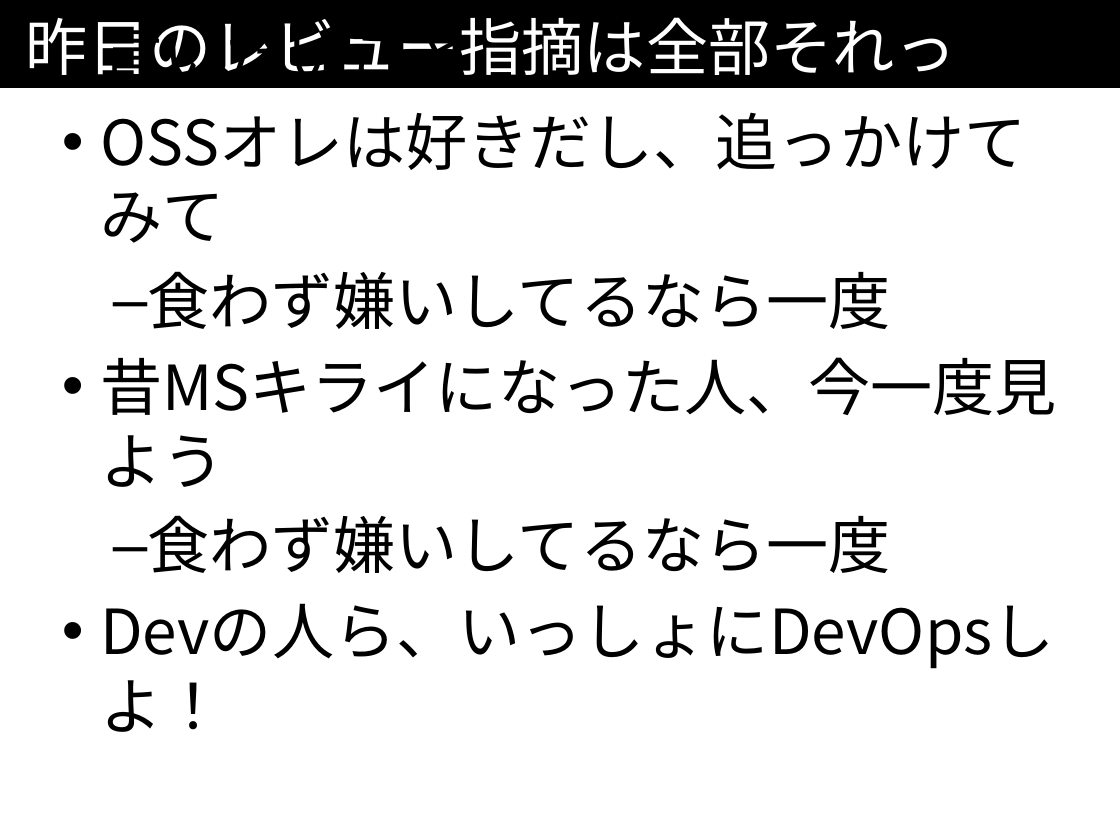
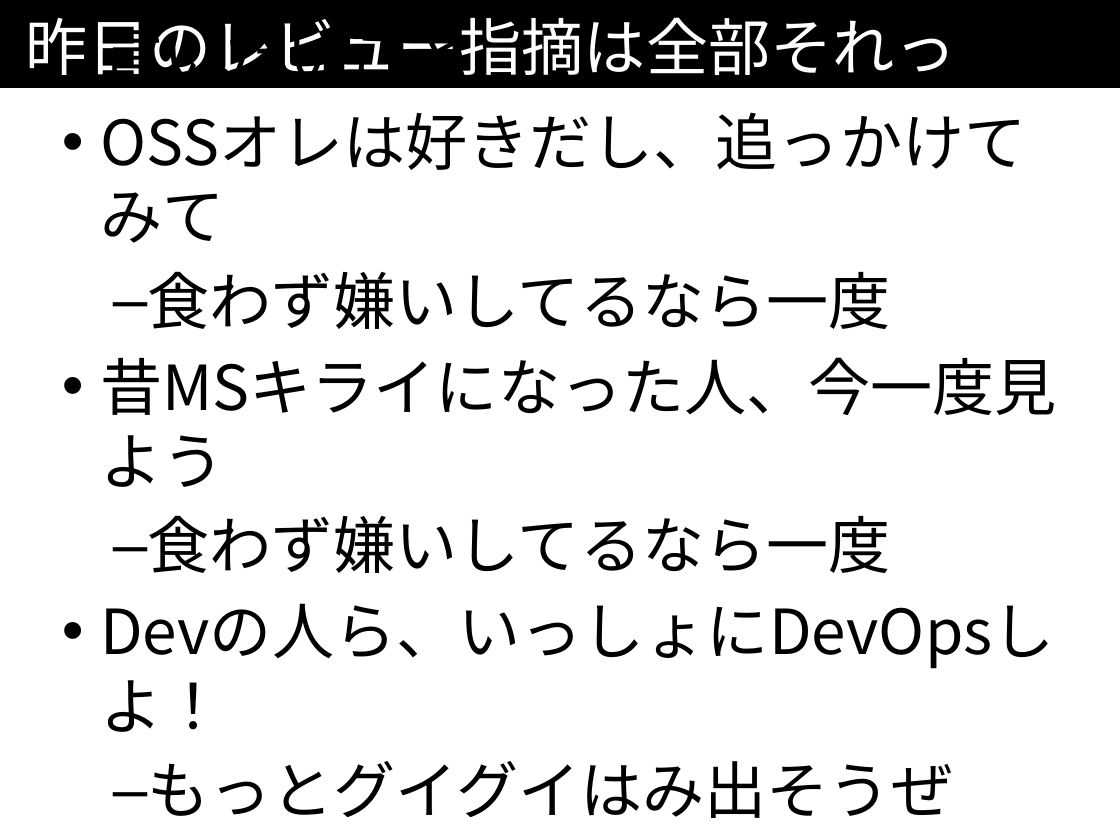
Before and after one commit to kazuhito-m/kazuhito-m.github.io, a slide deck: slide 9 of _drafts/comcamp2016.odp. Drawn at 1120x840 pixels with LibreOffice and Linux fonts; fonts in the diff are those of the drawing. Boxes give left, top, right and bottom in pixels: in the first picture for what was removed or moved away, otherwise in the second. Text is boxed around its words. In the diff, an @@ line names an element or a change of style, - is before the commit and + after.

```diff
--- a/_drafts/comcamp2016.odp
+++ b/_drafts/comcamp2016.odp
@@ text at <box>147,761,953,818</box>: paragraph added @@
+  – もっとグイグイはみ出そうぜ
```
Also in this commit, not shown: 4 other slides changed, 1 slide added, 1 slide removed.
